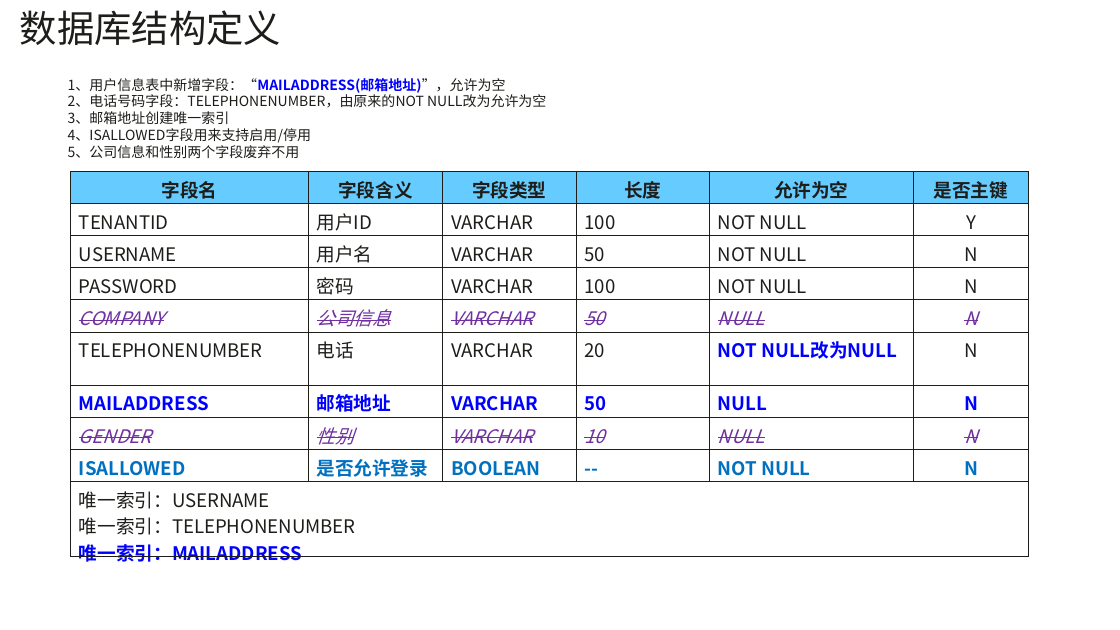
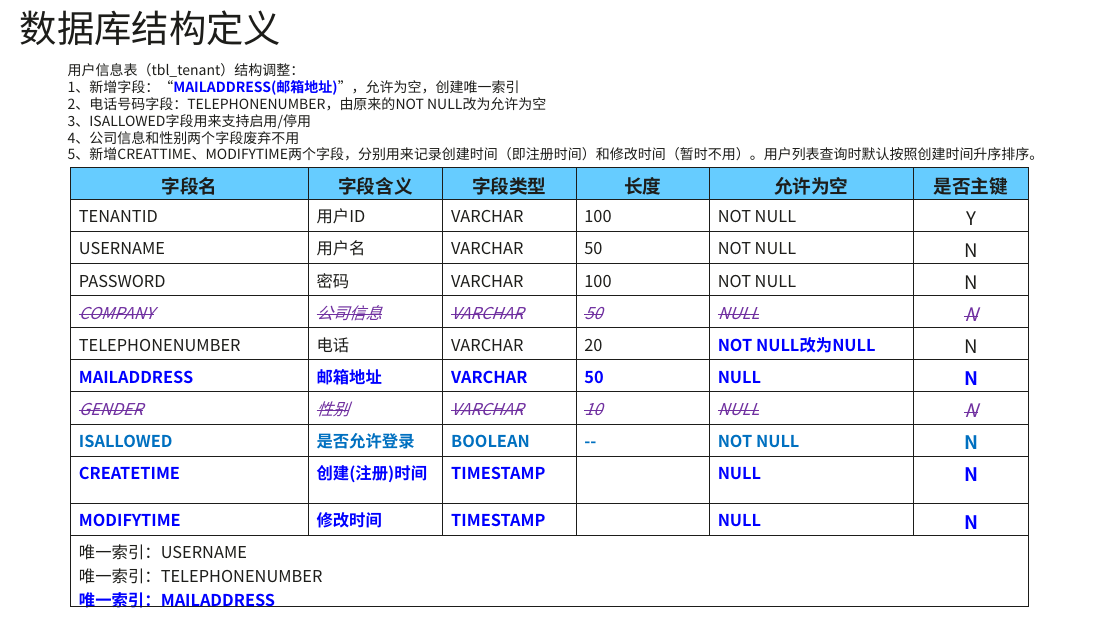
Before and after one commit to EdgeGallery/community, a slide deck: slide 15 of Architecture WG/Requirements/v1.1/Edge Gallery1.1 用户管理特性优化与分权控制方案分析.pptx. Drawn at 1120x630 pixels with LibreOffice and Linux fonts; fonts in the diff are those of the drawing. Boxes give left, top, right and bottom in pixels: in the first picture for what was removed or moved away, otherwise in the second. Text is boxed around its words. In the diff, an @@ line names an element or a change of style, - is before the commit and + after.

Commit message:
!101 更新用户管理特性优化与分权控制方案分析文档 * 更新用户管理特性优化与分权控制方案分析文档

```diff
--- a/Architecture WG/Requirements/v1.1/Edge Gallery1.1 用户管理特性优化与分权控制方案分析.pptx
+++ b/Architecture WG/Requirements/v1.1/Edge Gallery1.1 用户管理特性优化与分权控制方案分析.pptx
@@ text "用户信息表（tbl_tenant）结构调整：": place and size @@
-text "用户信息表（tbl_tenant）结构调整：" at bbox=[68, 78, 546, 158]
+text "用户信息表（tbl_tenant）结构调整：" at bbox=[68, 63, 1044, 161]
@@ text at bbox=[68, 63, 520, 95]: text changed @@
-1、用户信息表中新增字段：“MAILADDRESS(邮箱地址)”，允许为空
+用户信息表（tbl_tenant）结构调整：
+1、新增字段：“MAILADDRESS(邮箱地址)”，允许为空，创建唯一索引
@@ text at bbox=[68, 114, 1044, 161]: text changed @@
-3、邮箱地址创建唯一索引
-4、ISALLOWED字段用来支持启用/停用
-5、公司信息和性别两个字段废弃不用
+3、ISALLOWED字段用来支持启用/停用
+4、公司信息和性别两个字段废弃不用
+5、新增CREATTIME、MODIFYTIME两个字段，分别用来记录创建时间（即注册时间）和修改时间（暂时不用）。用户列表查询时默认按照创建时间升序排序。
@@ table at bbox=[71, 168, 1029, 612] @@
+row 10: CREATETIME | 创建(注册)时间 | TIMESTAMP |  | NULL | N
+row 11: MODIFYTIME | 修改时间 | TIMESTAMP |  | NULL | N
```
Also in this commit, not shown: 7 other slides changed.
